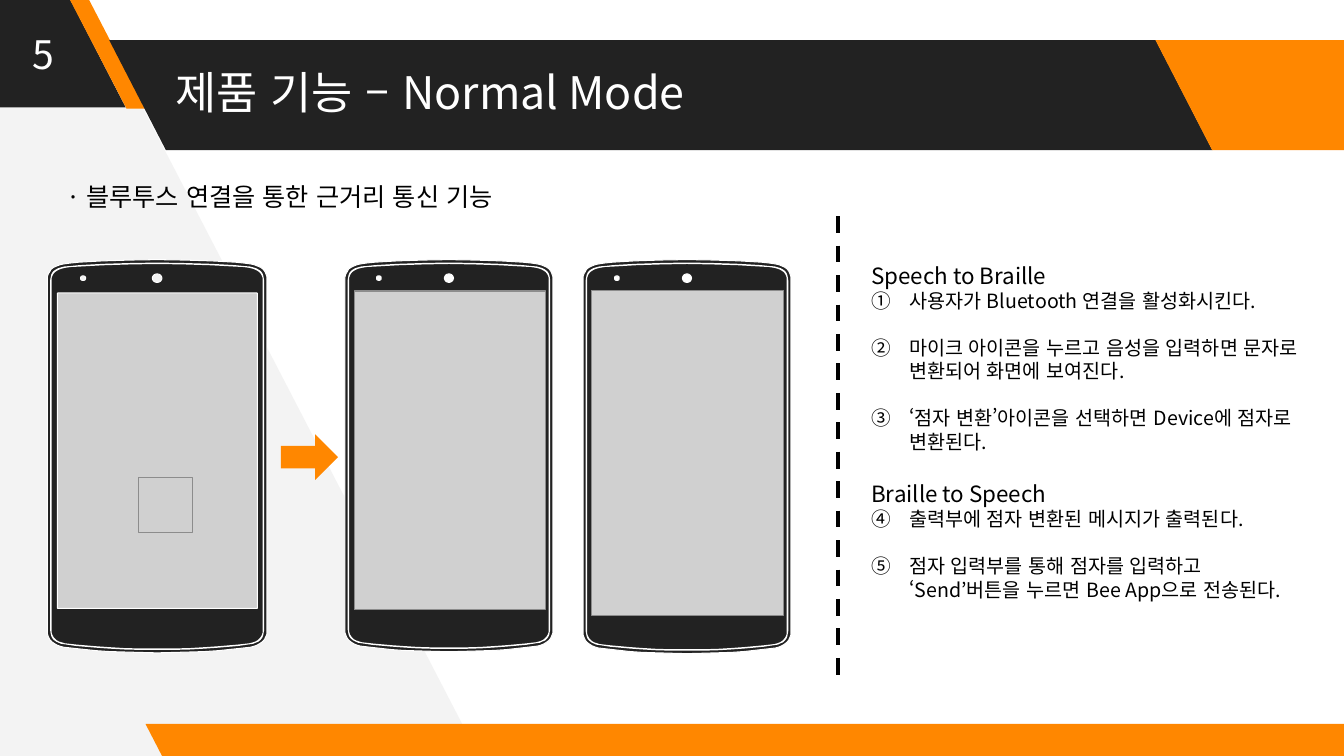
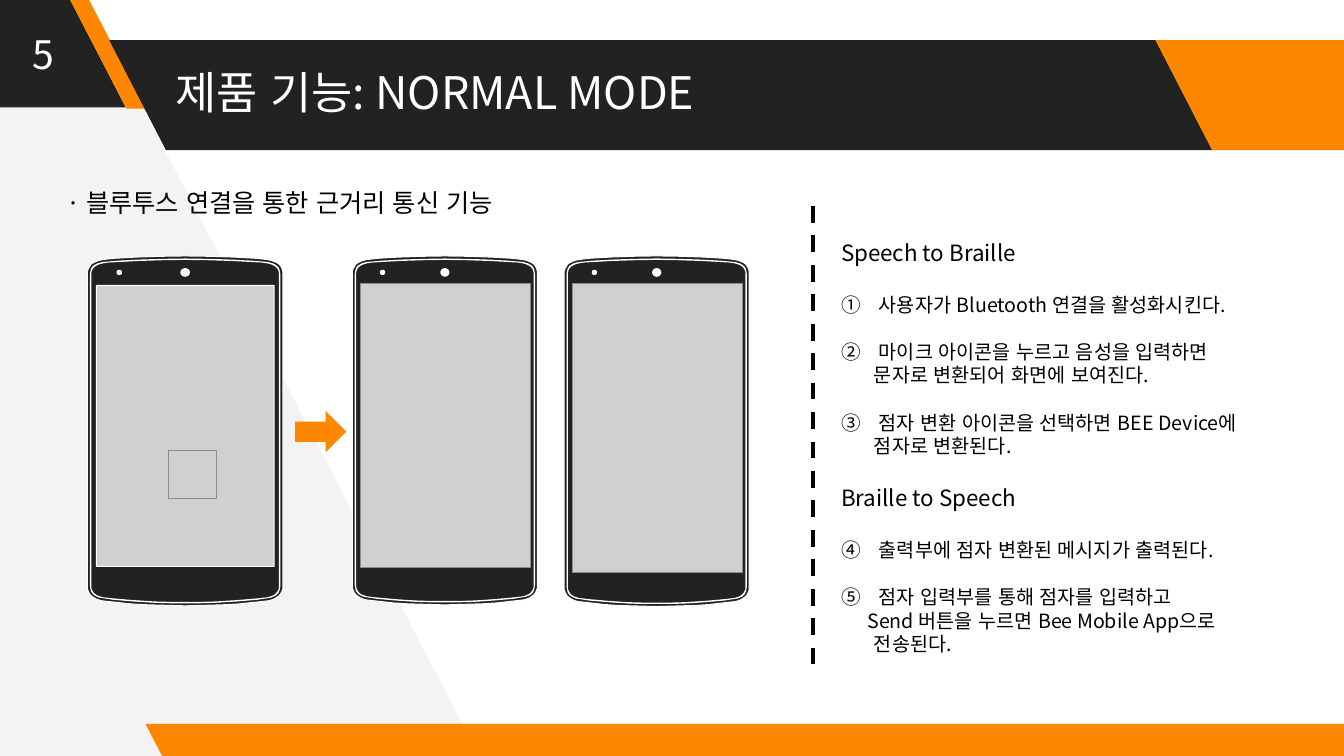
Before and after one commit to Huffon/2019_Capstone_bee, a slide deck: slide 5 of docs/8_Final Presentation Panel.pptx. Drawn at 1344x756 pixels with LibreOffice and Linux fonts; fonts in the diff are those of the drawing; grey boxes stand for pictures. Boxes give left, top, right and bottom in pixels: in the first picture for what was removed or moved away, otherwise in the second. Text is boxed around its words. In the diff, an @@ line names an element or a change of style, - is before the commit and + after.

```diff
--- a/docs/8_Final Presentation Panel.pptx
+++ b/docs/8_Final Presentation Panel.pptx
@@ title at (175, 72, 695, 113): text changed @@
-제품 기능 – Normal Mode
+제품 기능: NORMAL MODE
@@ text "· 블루투스 연결을 통한 근거리 ...": place and size @@
-text "· 블루투스 연결을 통한 근거리 ..." at (86, 185, 492, 208)
+text "· 블루투스 연결을 통한 근거리 ..." at (86, 191, 492, 214)
@@ line moved from (838, 216) - (838, 680) to (814, 206) - (814, 669) @@
@@ text "Speech to Braille": place and size @@
-text "Speech to Braille" at (871, 266, 1298, 602)
+text "Speech to Braille" at (841, 243, 1237, 653)
@@ freeform shape: place and size @@
-freeform shape at (47, 260, 267, 653)
+freeform shape at (88, 256, 283, 606)
@@ freeform shape: place and size @@
-freeform shape at (345, 260, 553, 652)
+freeform shape at (353, 256, 538, 605)
@@ freeform shape: place and size @@
-freeform shape at (583, 260, 790, 654)
+freeform shape at (565, 256, 750, 607)
@@ picture: place and size @@
-picture at (52, 292, 259, 636)
+picture at (92, 285, 275, 591)
@@ picture: place and size @@
-picture at (354, 291, 545, 610)
+picture at (361, 284, 531, 568)
@@ picture: place and size @@
-picture at (592, 290, 783, 616)
+picture at (573, 283, 743, 573)
@@ text at (874, 342, 1237, 455): text changed @@
-2. 마이크 아이콘을 누르고 음성을 입력하면 문자로 변환되어 화면에 보여진다.
-3. ‘점자 변환’아이콘을 선택하면 Device에 점자로 변환된다.
+2. 마이크 아이콘을 누르고 음성을 입력하면
+문자로 변환되어 화면에 보여진다.
+3. 점자 변환 아이콘을 선택하면 BEE Device에
+점자로 변환된다.
@@ right arrow: place and size @@
-right arrow at (281, 436, 337, 478)
+right arrow at (296, 413, 346, 451)
@@ picture: place and size @@
-picture at (138, 478, 193, 532)
+picture at (168, 450, 217, 498)
@@ text at (867, 587, 1216, 653): text changed @@
-2. 점자 입력부를 통해 점자를 입력하고 ‘Send’버튼을 누르면 Bee App으로 전송된다.
+2. 점자 입력부를 통해 점자를 입력하고
+Send 버튼을 누르면 Bee Mobile App으로
+전송된다.
```
Also in this commit, not shown: 5 other slides changed.
